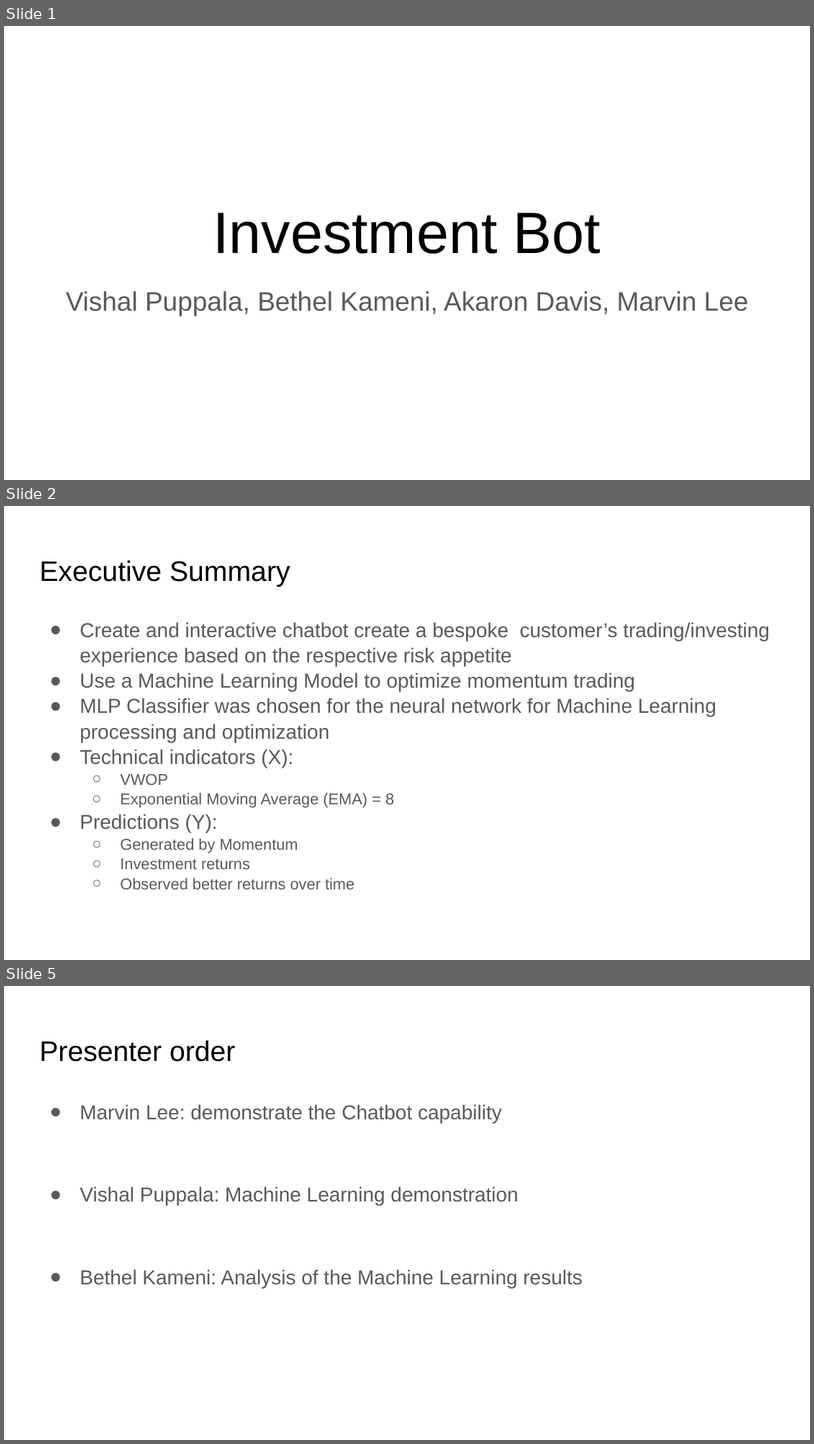
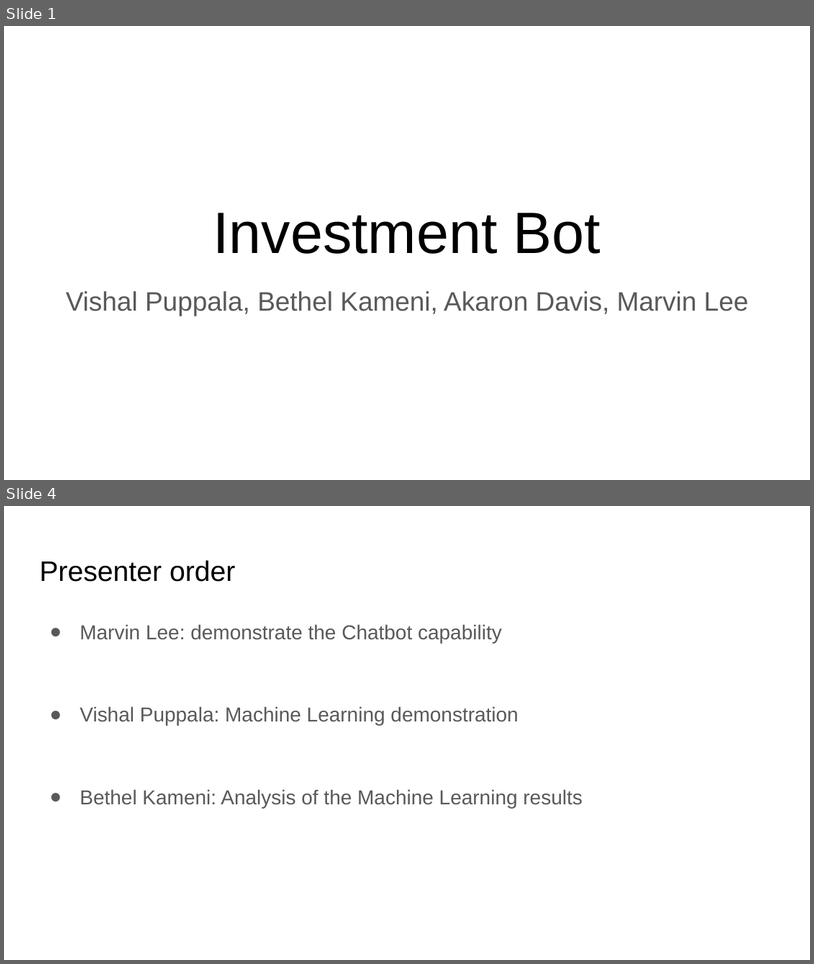
Before and after one commit to v-puppala/Neural-Network-based-Algotrader, a slide deck: Algotrading Bot Project.pptx. Shown one above the other, each under a label of ours: slides 1, 2 and 5 before the commit, slides 1 and 4 after it; the slides between them are not shown. The pictures are 814x1444 and 814x964 pixels, drawn with LibreOffice and Linux fonts; fonts in the diff are those of the drawing. Boxes give left, top, right and bottom in pixels: in the first picture for what was removed or moved away, otherwise in the second. Text is boxed around its words. In the diff, an @@ line names an element or a change of style, - is before the commit and + after.

```diff
--- a/Algotrading Bot Project.pptx
+++ b/Algotrading Bot Project.pptx
@@ slide 2 removed at <box>4,506,810,960</box>, background #FFFFFF @@
@@ title removed at <box>39,560,291,587</box> @@
-Executive Summary
@@ text removed at <box>80,622,770,889</box> @@
-● Create and interactive chatbot create a bespoke customer’s trading/investing experience based on the respective risk appetite
-● Use a Machine Learning Model to optimize momentum trading
-● MLP Classifier was chosen for the neural network for Machine Learning processing and optimization
-● Technical indicators (X):
-  ○ VWOP
-  ○ Exponential Moving Average (EMA) = 8
-● Predictions (Y):
-  ○ Generated by Momentum
-  ○ Investment returns
-  ○ Observed better returns over time
@@ what was slide 5 is now slide 4 @@
```
Also in this commit, not shown: 2 slides changed.
